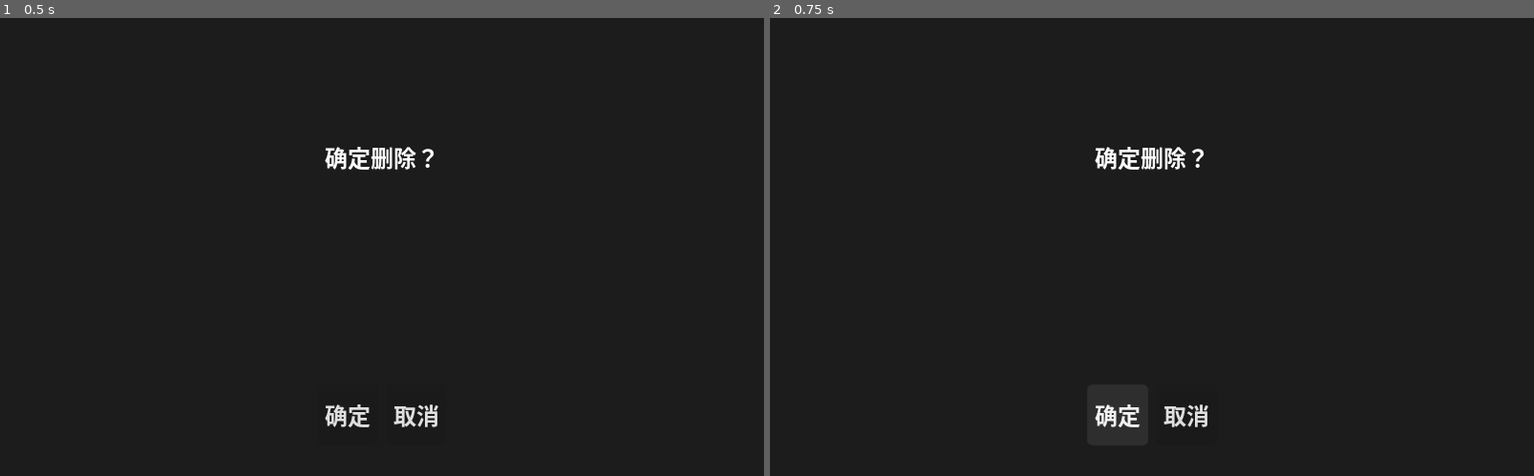
Above: before the commit, frames 1-2 (left to right).
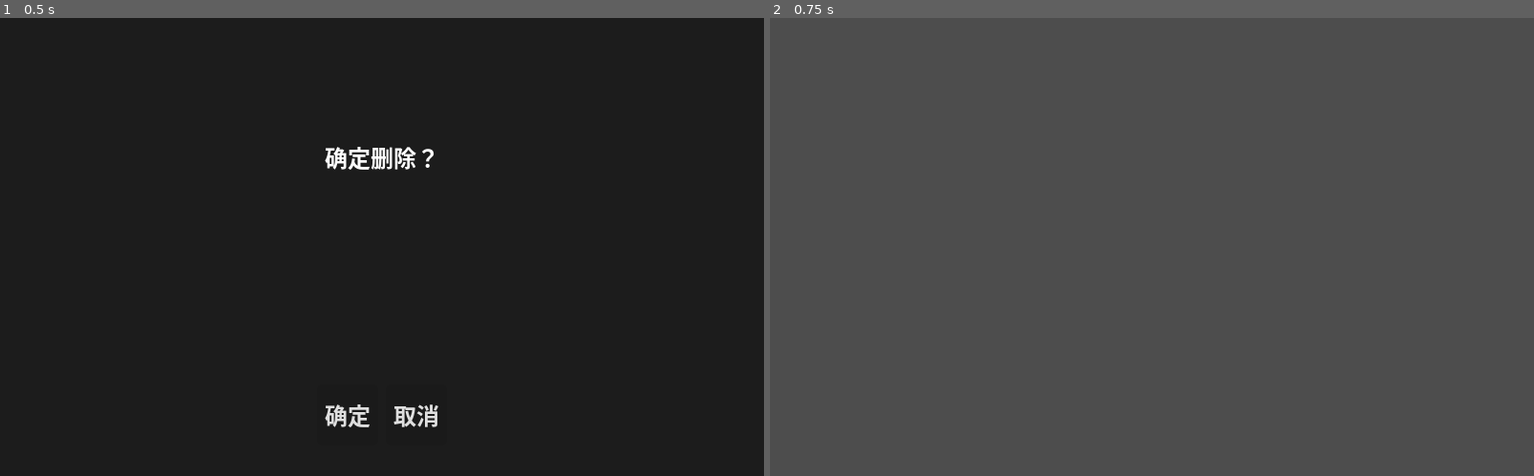
Above: after the commit, the same moments.

Repository: ZhuXilin/Dev_Project_260730
Game: Godot game, scene res://content/scenes/ui/ConfirmUI.tscn
Same seed, same stepped clock (60 frames per second), same inputs: the game is played once before the commit and once after it. This scene is started directly instead of the project's main scene. Sound files missing from this copy of the repository are replaced by a short silence.
Inputs:
- Up to frame 1 (0.5 s): no input
- Up to frame 2 (0.75 s): click "确定" at 0.5 s

Frame 1 is identical in both runs. In frame 2, 100% of the frame differs, in the area x 0-100%, y 0-100%.

Commit message:
Sorting battlefield menu button

Diff:
--- a/content/scenes/ui/ConfirmUI.tscn
+++ b/content/scenes/ui/ConfirmUI.tscn
@@ -53,3 +53,6 @@
 layout_mode = 2
 theme_override_font_sizes/font_size = 12
 text = "取消"
+
+[connection signal="pressed" from="Panel/HBoxContainer/ConfirmButton" to="." method="_on_confirm_button_pressed"]
+[connection signal="pressed" from="Panel/HBoxContainer/CancelButton" to="." method="_on_cancel_button_pressed"]
--- a/function/script/ConfirmUI.gd
+++ b/function/script/ConfirmUI.gd
@@ -4,31 +4,41 @@
 @onready var confirm_button = $Panel/HBoxContainer/ConfirmButton
 @onready var cancel_button = $Panel/HBoxContainer/CancelButton
 
-func show_confirm(message: String, confirm_text: String = "确定", cancel_text: String = "取消", confirm_cb: Callable = Callable(), cancel_cb: Callable = Callable(), show_cancel: bool = true):
-	message_label.text = message
-	confirm_button.text = confirm_text
-	cancel_button.text = cancel_text
+var confirm_callback: Callable
+var cancel_callback: Callable
 
-	# 断开所有已存在的信号连接（避免重复触发）
+func _ready():
+	# 断开已有信号，防止重复连接
 	for conn in confirm_button.pressed.get_connections():
 		confirm_button.pressed.disconnect(conn.callable)
 	for conn in cancel_button.pressed.get_connections():
 		cancel_button.pressed.disconnect(conn.callable)
 
-	# 连接新回调（使用匿名函数防止捕获问题）
-	confirm_button.pressed.connect(func():
-		if confirm_cb.is_valid():
-			confirm_cb.call()
-		queue_free()
-	)
-	cancel_button.pressed.connect(func():
-		if cancel_cb.is_valid():
-			cancel_cb.call()
-		queue_free()
-	)
+	confirm_button.pressed.connect(_on_confirm_button_pressed)
+	cancel_button.pressed.connect(_on_cancel_button_pressed)
+
+func show_confirm(message: String, confirm_text: String = "确定", cancel_text: String = "取消", confirm_cb: Callable = Callable(), cancel_cb: Callable = Callable(), show_cancel: bool = true):
+	message_label.text = message
+	confirm_button.text = confirm_text
+	cancel_button.text = cancel_text
+	confirm_callback = confirm_cb
+	cancel_callback = cancel_cb
 
 	cancel_button.visible = show_cancel
-	if not show_cancel:
+
+	# 两个按钮都居中，不扩展，保持内容宽度
+	if show_cancel:
 		confirm_button.size_flags_horizontal = Control.SIZE_SHRINK_CENTER
+		cancel_button.size_flags_horizontal = Control.SIZE_SHRINK_CENTER
 	else:
-		confirm_button.size_flags_horizontal = Control.SIZE_SHRINK_CENTER | Control.SIZE_EXPAND
+		confirm_button.size_flags_horizontal = Control.SIZE_SHRINK_CENTER
+
+func _on_confirm_button_pressed() -> void:
+	if confirm_callback.is_valid():
+		confirm_callback.call()
+	queue_free()
+
+func _on_cancel_button_pressed() -> void:
+	if cancel_callback.is_valid():
+		cancel_callback.call()
+	queue_free()
